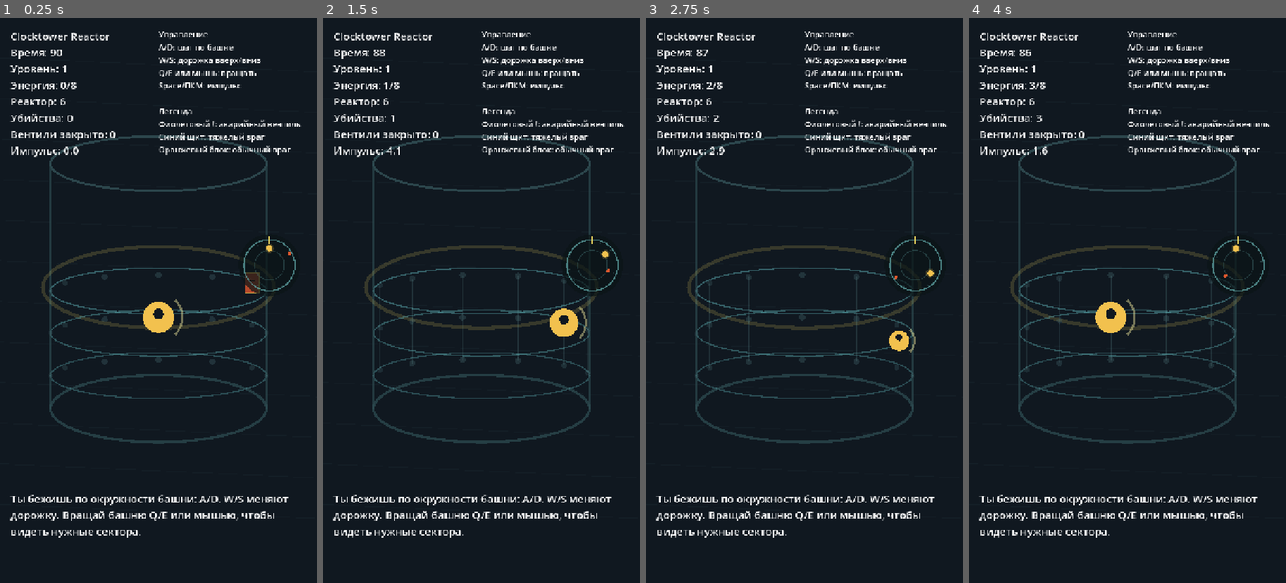
Above: before the commit, frames 1-4 (left to right).
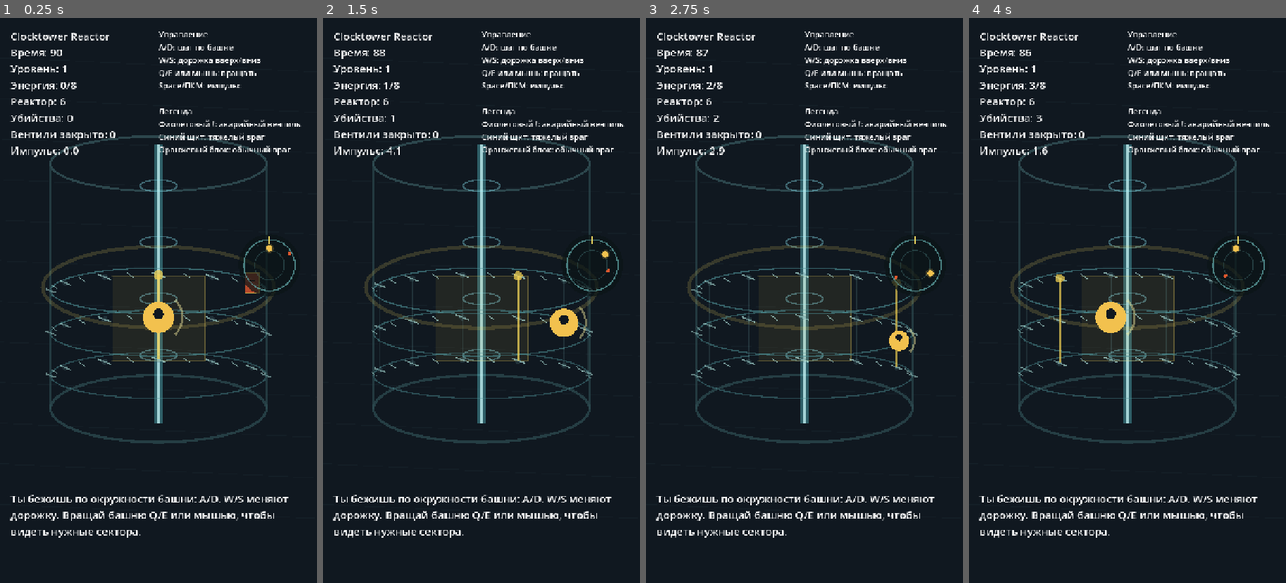
Above: after the commit, the same moments.

Repository: GeorgeYahontov/clocktower-reactor
Game: Godot game, scene res://scenes/Main.tscn
Two runs of this game, one before a commit and one after it. Both use one fixed random seed, a clock stepped at 60 frames per second and the inputs below.
Inputs (mouse positions are in pixels of both pictures, inside the frame that each line leads up to):
- Up to frame 1 (0.25 s): no input
- Up to frame 2 (1.5 s): tap Enter at 0.5 s; move the mouse to (551, 272) at 0.52 s; hold D (move_right) 0.53-1.25 s; tap Space (pulse) at 0.6 s; click (551, 272) at 0.67 s; drag from (418, 328) to (465, 413) at 1.27 s
- Up to frame 3 (2.75 s): move the mouse to (836, 176) at 2.02 s; hold D (move_right) from 2.03 s (still down); tap Space (pulse) at 2.1 s
- Up to frame 4 (4 s): release D (move_right) at 2.75 s; drag from (1111, 413) to (1032, 215) at 2.77 s; move the mouse to (1222, 385) at 3.52 s; hold A (move_left) from 3.53 s (still down); tap Space (pulse) at 3.6 s

The runs differ from the first frame. In frame 1, 1.7% of the frame differs, in the area x 14-86%, y 22-72%; in frame 2, 2.0%, in the area x 15-86%, y 22-72%; in frame 3, 2.0%; in frame 4, 2.0%.

Commit message:
Clarify reactor coil rotation

Diff:
--- a/scripts/presentation/TowerRenderer.gd
+++ b/scripts/presentation/TowerRenderer.gd
@@ -15,9 +15,12 @@
 
 	_draw_background()
 	_draw_tower_shell()
+	_draw_front_work_zone()
 	_draw_lane_rings()
+	_draw_rotation_ticks()
 	_draw_sector_guides()
 	_draw_grid_points()
+	_draw_rotation_seam()
 	_draw_vents()
 	_draw_energy_pulses()
 	_draw_pulse_effects()
@@ -41,8 +44,44 @@
 	_draw_ellipse(bottom_center, projector.radius_x, 76.0, Color(0.18, 0.30, 0.32, 0.72), 6.0, 0.0, TAU)
 	draw_line(Vector2(center.x - projector.radius_x, top_center.y), Vector2(center.x - projector.radius_x, bottom_center.y), Color(0.18, 0.30, 0.32, 0.65), 4.0)
 	draw_line(Vector2(center.x + projector.radius_x, top_center.y), Vector2(center.x + projector.radius_x, bottom_center.y), Color(0.18, 0.30, 0.32, 0.65), 4.0)
+	draw_line(Vector2(center.x, top_center.y - 42.0), Vector2(center.x, bottom_center.y + 34.0), Color(0.43, 0.95, 1.0, 0.32), 18.0)
+	draw_line(Vector2(center.x, top_center.y - 42.0), Vector2(center.x, bottom_center.y + 34.0), Color(0.82, 1.0, 1.0, 0.72), 5.0)
+	for y in [380.0, 508.0, 636.0, 764.0]:
+		_draw_ellipse(Vector2(center.x, y), 42.0, 13.0, Color(0.56, 0.94, 1.0, 0.36), 3.0, 0.0, TAU)
 	_draw_ellipse(Vector2(center.x, 610.0), projector.radius_x + 18.0, 92.0, Color(0.92, 0.82, 0.36, 0.18), 8.0, 0.0, TAU)
 
+func _draw_front_work_zone() -> void:
+	var left_bottom: Dictionary = _project_surface(state.tower_rotation - 0.85, 0)
+	var right_bottom: Dictionary = _project_surface(state.tower_rotation + 0.85, 0)
+	var right_top: Dictionary = _project_surface(state.tower_rotation + 0.85, state.config.lane_count - 1)
+	var left_top: Dictionary = _project_surface(state.tower_rotation - 0.85, state.config.lane_count - 1)
+	var points := PackedVector2Array([left_bottom["position"], right_bottom["position"], right_top["position"], left_top["position"]])
+	draw_colored_polygon(points, Color(0.95, 0.78, 0.28, 0.08))
+	draw_polyline(points, Color(0.95, 0.82, 0.36, 0.34), 2.0, true)
+
+func _draw_rotation_ticks() -> void:
+	for lane in state.config.lane_count:
+		for marker in state.config.sector_count * 2:
+			var sector_value: float = float(marker) * 0.5
+			var projected: Dictionary = _project_surface(sector_value, lane)
+			if not projected["front"]:
+				continue
+			var pos: Vector2 = projected["position"]
+			var scale: float = projected["scale"]
+			var alpha: float = 0.22 + 0.42 * projected["alpha"]
+			var long_tick: bool = marker % 2 == 0
+			var half: float = 13.0 if long_tick else 7.0
+			var width: float = 3.0 if long_tick else 2.0
+			draw_line(pos + Vector2(-half, -5.0) * scale, pos + Vector2(half, 5.0) * scale, Color(0.74, 0.95, 0.92, alpha), width)
+
+func _draw_rotation_seam() -> void:
+	var bottom: Dictionary = _project_surface(0.0, 0)
+	var top: Dictionary = _project_surface(0.0, state.config.lane_count - 1)
+	if not bottom["front"] and not top["front"]:
+		return
+	var alpha: float = 0.32 + 0.42 * maxf(bottom["alpha"], top["alpha"])
+	draw_line(bottom["position"], top["position"], Color(0.95, 0.82, 0.32, alpha), 5.0)
+	draw_circle(top["position"], 9.0 * top["scale"], Color(0.95, 0.82, 0.32, alpha))
 func _draw_lane_rings() -> void:
 	for lane in state.config.lane_count:
 		var lane_y := projector.center.y + projector.base_y - float(lane) * projector.lane_y
@@ -201,6 +240,21 @@
 	var alpha: float = 0.68 if state.run_status != "running" else 0.34
 	draw_rect(Rect2(Vector2.ZERO, viewport_size), Color(0.02, 0.04, 0.05, alpha))
 
+func _project_surface(sector_value: float, lane: int) -> Dictionary:
+	var angle: float = ((sector_value - state.tower_rotation) / float(state.config.sector_count)) * TAU
+	var side: float = sin(angle)
+	var depth: float = cos(angle)
+	var x: float = projector.center.x + side * projector.radius_x
+	var y: float = projector.center.y + projector.base_y - float(lane) * projector.lane_y - depth * 36.0
+	var scale: float = lerpf(0.62, 1.18, (depth + 1.0) * 0.5)
+	var alpha: float = lerpf(0.18, 1.0, (depth + 1.0) * 0.5)
+	return {
+		"position": Vector2(x, y),
+		"scale": scale,
+		"alpha": alpha,
+		"depth": depth,
+		"front": depth > -0.15
+	}
 func _draw_ellipse(center: Vector2, radius_x: float, radius_y: float, color: Color, width: float, start_angle: float, end_angle: float) -> void:
 	var points := PackedVector2Array()
 	var steps := 72
Not shown, changed: docs/00-devlog.md
Not shown, changed: docs/05-current-gameplay.md
